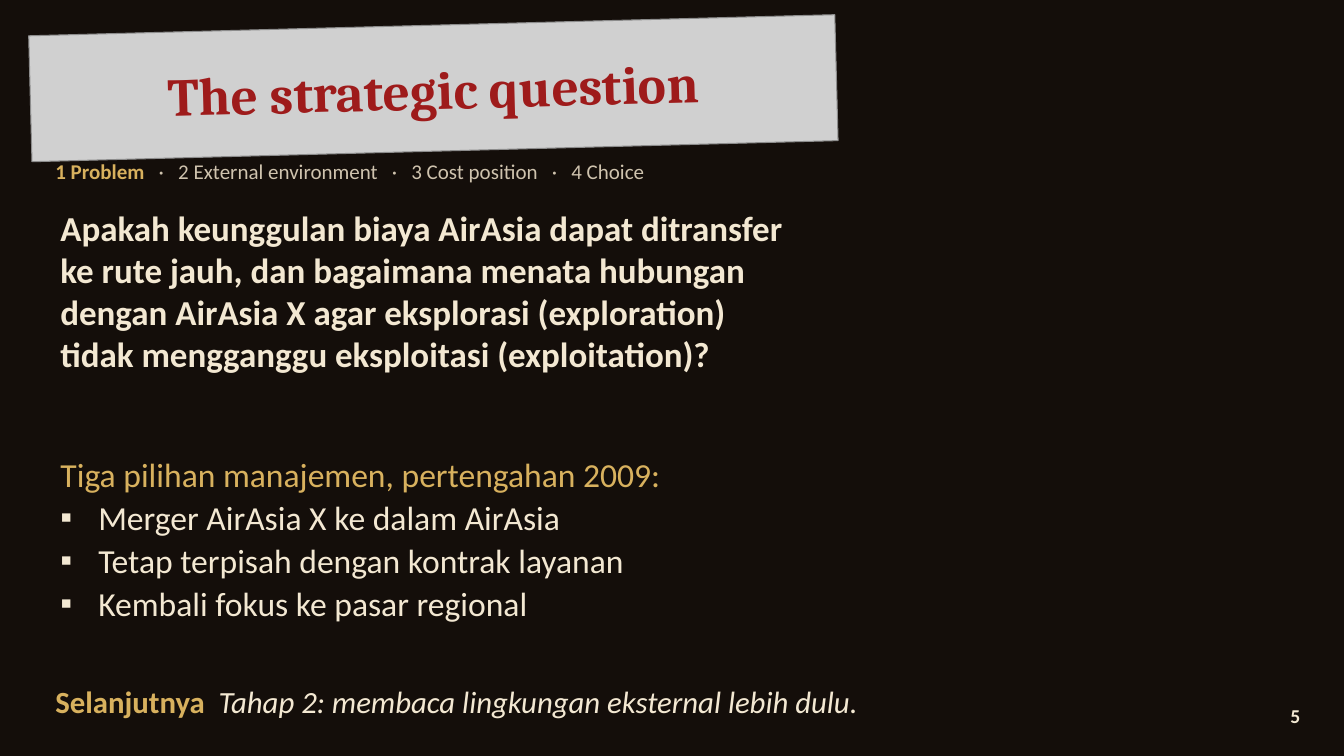
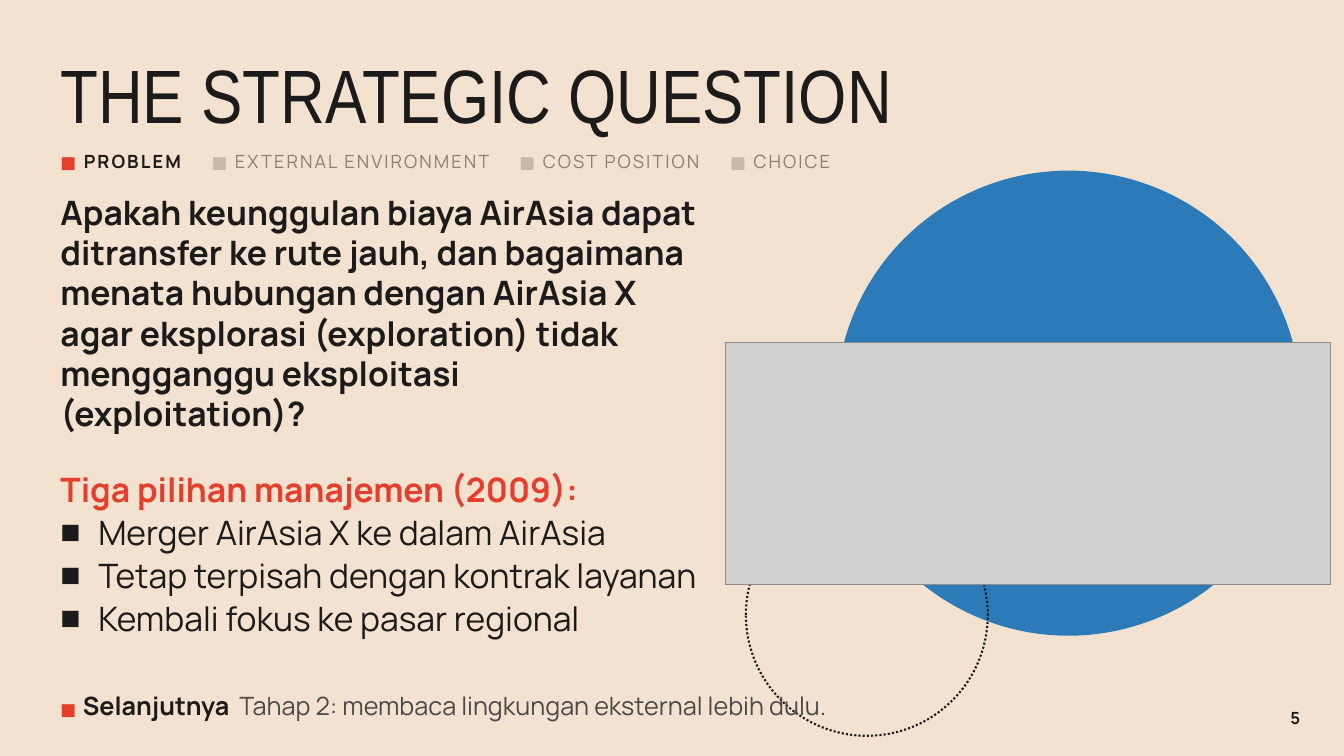
Before and after one commit to aslihabnuri/Dom-Manipulation, a slide deck: slide 5 of strategic-management/airasia-case/SMJKT_Group 3_Aslih_Case AirAsia.pptx. Drawn at 1344x756 pixels with LibreOffice and Linux fonts; fonts in the diff are those of the drawing; grey boxes stand for pictures; background and template pictures are left out. Boxes give left, top, right and bottom in pixels: in the first picture for what was removed or moved away, otherwise in the second. Text is boxed around its words. In the diff, an @@ line names an element or a change of style, - is before the commit and + after.

```diff
--- a/strategic-management/airasia-case/SMJKT_Group 3_Aslih_Case AirAsia.pptx
+++ b/strategic-management/airasia-case/SMJKT_Group 3_Aslih_Case AirAsia.pptx
@@ background picture (left out) to #F3E2CF @@
@@ picture removed at (29, 15, 838, 162) @@
@@ text "THE STRATEGIC QUESTION" at (60, 70, 891, 138): rotation 358 to 0 degrees @@
@@ text at (60, 70, 891, 138): text changed; size 38 to 54 pt; font Cambria to Arial Narrow; text colour #9E1B1B to #1B1B1B; bold off @@
-The strategic question
+THE STRATEGIC QUESTION
@@ text at (84, 154, 831, 169): text changed; size 15 to 13 pt; font Calibri to Manrope; text colour #CFC3AE to #8E7F6E @@
-1 Problem · 2 External environment · 3 Cost position · 4 Choice
+■ PROBLEM ■ EXTERNAL ENVIRONMENT ■ COST POSITION ■ CHOICE
@@ ellipse added at (837, 171, 1301, 635), fill #2C7BB8, outline #2C7BB8 1 pt @@
@@ text "Apakah keunggulan biaya AirAsia dapat ...": place and size @@
-text "Apakah keunggulan biaya AirAsia dapat ..." at (60, 216, 782, 373)
+text "Apakah keunggulan biaya AirAsia dapat ..." at (60, 200, 696, 434)
@@ text "Apakah keunggulan biaya AirAsia dapat ..." at (60, 200, 696, 434): size 25 to 24 pt, font Calibri to Manrope, text colour #F3E8D2 to #1B1B1B @@
@@ picture added at (726, 343, 1331, 585) @@
@@ text at (60, 472, 578, 511): text changed; font Calibri to Manrope; text colour #D8B15E to #E63E2C; bold on @@
-Tiga pilihan manajemen, pertengahan 2009:
+Tiga pilihan manajemen (2009):
@@ text "Tiga pilihan manajemen (2009):": place and size @@
-text "Tiga pilihan manajemen (2009):" at (60, 463, 660, 622)
+text "Tiga pilihan manajemen (2009):" at (60, 472, 696, 640)
@@ ellipse added at (746, 494, 988, 736), outline #1B1B1B 1.5 pt dashed @@
@@ text at (98, 520, 696, 640): font Calibri to Manrope, text colour #F3E8D2 to #1B1B1B in "Merger AirAsia X ke dalam AirAsia", "Tetap terpisah dengan kontrak layanan", "Kembali fokus ke pasar regional"; bullet ▪ to ■ @@
@@ text at (83, 692, 826, 722): text changed; size 22 to 18 pt; font Calibri to Manrope; text colour #F3E8D2 to #4A4A4A; italic off @@
-Selanjutnya Tahap 2: membaca lingkungan eksternal lebih dulu.
+■ Selanjutnya Tahap 2: membaca lingkungan eksternal lebih dulu.
@@ text "5" at (1290, 712, 1300, 725): size 14 to 12 pt, font Calibri to Manrope, text colour #F3E8D2 to #1B1B1B @@
```
Also in this commit, not shown: 19 other slides changed, 24 other files.
